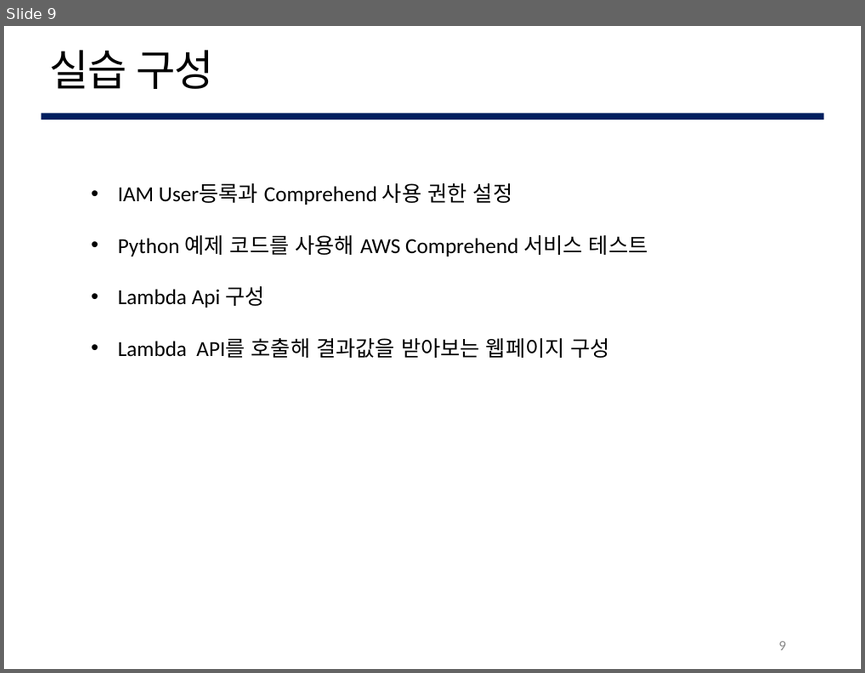
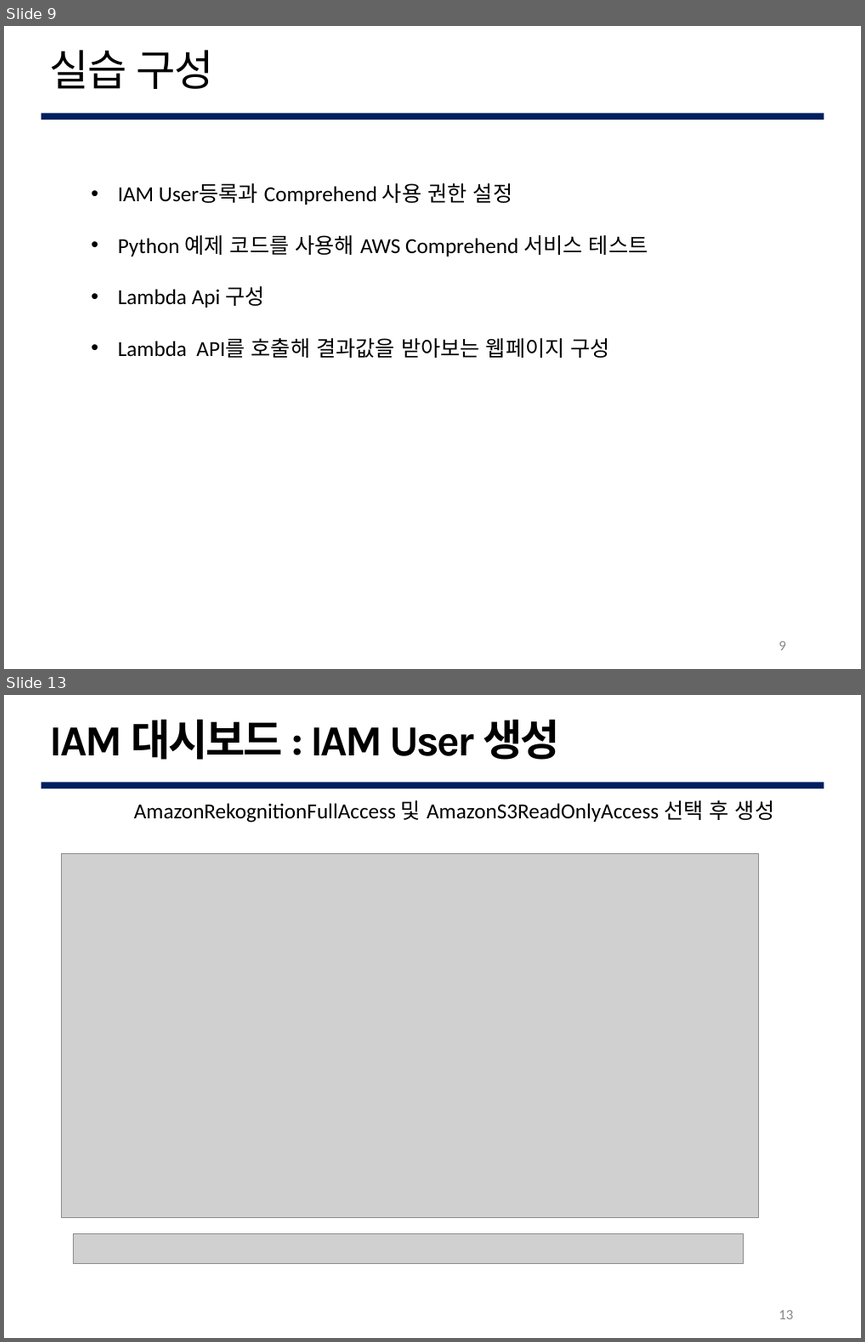
Before and after one commit to lee95292/AWS_Comprehend_onUse, a slide deck: sildes/AWS_Comprehend.pptx. Shown one above the other, each under a label of ours: slide 9 before the commit, slides 9 and 13 after it; the slides between them are not shown. The pictures are 865x673 and 865x1342 pixels, drawn with LibreOffice and Linux fonts; fonts in the diff are those of the drawing; grey boxes stand for pictures; background and template pictures are left out. Boxes give left, top, right and bottom in pixels: in the first picture for what was removed or moved away, otherwise in the second. Text is boxed around its words. In the diff, an @@ line names an element or a change of style, - is before the commit and + after.

```diff
--- a/sildes/AWS_Comprehend.pptx
+++ b/sildes/AWS_Comprehend.pptx
@@ slide 13 added at (4, 695, 861, 1338), background #FFFFFF; not listed: 1 template element that a slide beside it also shows @@
@@ text added at (50, 719, 560, 760), 36 pt, text #000000, bold @@
+IAM 대시보드 : IAM User 생성
@@ text added at (134, 800, 774, 823), 18 pt, text #000000 @@
+AmazonRekognitionFullAccess 및 AmazonS3ReadOnlyAccess 선택 후 생성
@@ picture added at (62, 853, 759, 1218) @@
@@ picture added at (74, 1233, 744, 1263) @@
@@ page number added at (778, 1310, 793, 1319), 12 pt, text #888888 @@
+13
```
Also in this commit, not shown: 2 slides changed, 6 other slides added, 41 slides removed.
